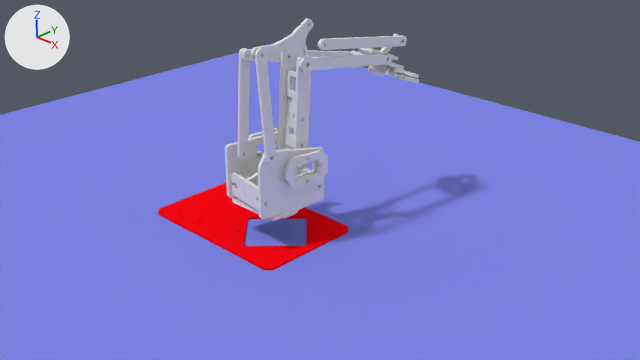
An edit to the Blender file blender3d/MeArm0.4NHS6.blend, drawn before and after from the same camera.
Before and after are seen from the file's camera 'Camera'. Lighting does not change. The marker at upper left points along +X, +Y and +Z.

The older version as bpy lines, for what is in view:
```python
ob_base_top = bpy.data.objects.new('Base.top', me_dxfmesh_006)
ob_base_top.parent = ob_base
ob_base_top.location = (27.9, 1.183, 30.0)
ob_base_top.rotation_euler = (0.0, 0.0, -0.785)  # degrees (0, 0, -45)
ob_base_top.scale = (0.2, 0.2, 0.2)
ob_body_back = bpy.data.objects.new('Body.Back', me_dxfmesh_008)
ob_body_back.parent = ob_body_bottom
ob_body_back.location = (3.0, 0.0, 44.0)
ob_body_back.rotation_euler = (1.571, 0.0, -1.571)  # degrees (90, 0, -90)
ob_body_back.scale = (0.2, 0.2, 0.2)
ob_body_right = bpy.data.objects.new('Body.Right', me_dxfmesh_093)
ob_body_right.parent = ob_body_bottom
ob_body_right.location = (28.0, -23.81, 55.09)
ob_body_right.rotation_euler = (1.571, 0.0, 3.142)  # degrees (90, 0, 180)
ob_body_right.scale = (0.2, 0.2, 0.2)
ob_dxfmesh_002 = bpy.data.objects.new('DXFmesh.002', me_dxfmesh_012)
ob_dxfmesh_002.parent = ob_dxfmesh_003
ob_dxfmesh_002.location = (82.54, 2.796, 64.43)
ob_dxfmesh_002.rotation_euler = (1.571, 0.0, 0.0)  # degrees (90, 0, 0)
ob_dxfmesh_002.scale = (0.2, 0.2, 0.2)
ob_dxfmesh_003 = bpy.data.objects.new('DXFmesh.003', me_dxfmesh_024)
ob_dxfmesh_003.parent = ob_dxfmesh_006
ob_dxfmesh_003.location = (82.86, -8.657, 64.27)
ob_dxfmesh_003.rotation_euler = (3.142, 0.0, 0.0)  # degrees (180, 0, 0)
ob_dxfmesh_003.scale = (0.2, 0.2, 0.2)
ob_dxfmesh_006 = bpy.data.objects.new('DXFmesh.006', me_dxfmesh_032)
ob_dxfmesh_006.location = (48.0, 11.3, 64.4)
ob_dxfmesh_006.rotation_euler = (1.571, -1.514, 1.414)  # degrees (90, -87, 81)
ob_dxfmesh_006.scale = (0.2, 0.2, 0.2)
ob_dxfmesh_013 = bpy.data.objects.new('DXFmesh.013', me_dxfmesh_071)
ob_dxfmesh_013.location = (46.4, -30.0, 161.3)
ob_dxfmesh_013.rotation_euler = (1.571, 1.275, 1.411)  # degrees (90, 73, 81)
ob_dxfmesh_013.scale = (0.2, 0.2, 0.2)
ob_part_arm_001 = bpy.data.objects.new('part_arm.001', me_dxfmesh_009)
ob_part_arm_001.location = (52.3, -24.9, 81.5)
ob_part_arm_001.rotation_euler = (1.543, 1.496, 1.383)  # degrees (88, 86, 79)
ob_part_arm_001.scale = (0.2, 0.2, 0.2)
ob_servoholder_003 = bpy.data.objects.new('ServoHolder.003', me_dxfmesh_021)
ob_servoholder_003.parent = ob_body_right
ob_servoholder_003.location = (38.5, -30.0, 65.0)
ob_servoholder_003.rotation_euler = (-1.571, -3.142, 3.142)  # degrees (-90, -180, 180)
ob_servoholder_003.scale = (0.2, 0.2, 0.2)
# also in view: 'part_arm' at (59.0, 70.0, 152.0); 'Plane' at (0.0, 0.0, 0.0); 'Base' at (-2.0, 0.0, 0.0); 'DXFmesh.012' at (56.0, 54.0, 140.0); 'DXFmesh.011' at (26.0, 42.0, 140.0)
```
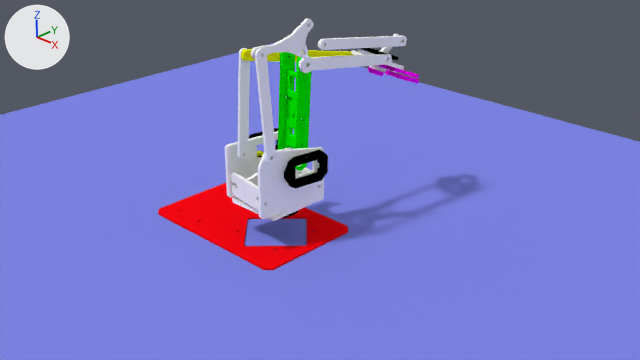
Commit message: apply colors

What differs and where, as boxes [x1, y1, x2, y2] in the pictures (640 x 360 px):
'Body.Right', recoloured: [257, 147, 324, 219] in both
'part_arm.001', recoloured: [255, 48, 276, 164] in both
'DXFmesh.006', recoloured (white to green): [293, 55, 311, 171] in both
'Body.Left', recoloured: [225, 131, 278, 198] in both
'DXFmesh.012', recoloured: [298, 54, 392, 73] in both
'part_arm.003', recoloured: [237, 48, 250, 159] in both
'part_arm', recoloured: [318, 36, 407, 50] in both
'ServoHolder.003', recoloured: [284, 150, 328, 188] in both
'DXFmesh.013', recoloured: [251, 19, 314, 59] in both
'DXFmesh.002', recoloured (white to green): [278, 52, 295, 150] in both
'Body.Back', recoloured: [231, 172, 268, 215] in both
'DXFmesh.003', recoloured (white to green): [285, 70, 306, 147] in both
'DXFmesh.011', recoloured (white to yellow): [241, 49, 361, 62] in both
'Base.top', recoloured: [232, 196, 313, 221] in both
'DXFmesh.017', recoloured (white to pink): [376, 65, 419, 78] in both
'DXFmesh.016', recoloured: [385, 70, 419, 84] in both
'DXFmesh.008', recoloured: [359, 48, 399, 61] in both
'ServoHolder.005', recoloured: [249, 128, 278, 158] in both
'DXFmesh.019', recoloured: [368, 67, 384, 76] in both
'Base.ServoHolder', recoloured: [282, 211, 298, 218] in both

What changed in the scene script:
```text
Change me_dxfmesh_006:
    where me_dxfmesh_006.from_pydata(...)  # 208 vertices, 114 faces; spans x -166.0..177.0, y -172.0..169.0, z -8.0..7.0
    add me_dxfmesh_006.materials.append(mat_white)  # white #ffffff
Change me_dxfmesh_007:
    where me_dxfmesh_007.from_pydata(...)  # 178 vertices, 97 faces; spans x -101.0..97.0, y -63.0..62.0, z -7.0..8.0
    add me_dxfmesh_007.materials.append(mat_black)  # black #000000
Change me_dxfmesh_093:
    where me_dxfmesh_093.from_pydata(...)  # 236 vertices, 130 faces; spans x -152.0..148.0, y -118.0..153.0, z -8.0..7.0
    add me_dxfmesh_093.materials.append(mat_white)  # white #ffffff
Change me_dxfmesh_021:
    where me_dxfmesh_021.from_pydata(...)  # 178 vertices, 97 faces; spans x -101.0..97.0, y -63.0..62.0, z -7.0..8.0
    add me_dxfmesh_021.materials.append(mat_black)  # black #000000
Change me_dxfmesh_032:
    where me_dxfmesh_032.from_pydata(...)  # 162 vertices, 89 faces; spans x -31.0..430.0, y -30.0..30.0, z -15.0..0.0
    add me_dxfmesh_032.materials.append(mat_green)  # green #00ff00
Change me_dxfmesh_024:
    where me_dxfmesh_024.from_pydata(...)  # 186 vertices, 99 faces; spans x -150.0..150.0, y -64.0..56.0, z -7.0..8.0
    add me_dxfmesh_024.materials.append(mat_green)  # green #00ff00
Change me_dxfmesh_012:
    where me_dxfmesh_012.from_pydata(...)  # 122 vertices, 73 faces; spans x -229.0..232.0, y -30.0..30.0, z -8.0..7.0
    add me_dxfmesh_012.materials.append(mat_green)  # green #00ff00
Change me_dxfmesh_071:
    where me_dxfmesh_071.from_pydata(...)  # 132 vertices, 74 faces; spans x -22.0..108.0, y -21.0..254.0, z -7.0..8.0
    add me_dxfmesh_071.materials.append(mat_white)  # white #ffffff
Change me_dxfmesh_009:
    where me_dxfmesh_009.from_pydata(...)  # 162 vertices, 87 faces; spans x -421.0..20.0, y -20.0..20.0, z -7.0..8.0
    add me_dxfmesh_009.materials.append(mat_white)  # white #ffffff
Change me_dxfmesh_011:
    where me_dxfmesh_011.from_pydata(...)  # 220 vertices, 124 faces; spans x -170.0..130.0, y -106.0..119.0, z -8.0..7.0
    add me_dxfmesh_011.materials.append(mat_white)  # white #ffffff
Change me_dxfmesh_013:
    where me_dxfmesh_013.from_pydata(...)  # 178 vertices, 97 faces; spans x -101.0..97.0, y -63.0..62.0, z -7.0..8.0
    add me_dxfmesh_013.materials.append(mat_black)  # black #000000
Change me_dxfmesh_064:
    where me_dxfmesh_064.from_pydata(...)  # 140 vertices, 78 faces; spans x -195.0..420.0, y -31.0..31.0, z -7.0..8.0
    add me_dxfmesh_064.materials.append(mat_yello)  # yellow #ffff00
Change me_dxfmesh_005:
    where me_dxfmesh_005.from_pydata(...)  # 162 vertices, 87 faces; spans x -21.0..420.0, y -20.0..20.0, z -7.0..8.0
    add me_dxfmesh_005.materials.append(mat_white)  # white #ffffff
Change me_dxfmesh_087:
    where me_dxfmesh_087.from_pydata(...)  # 128 vertices, 72 faces; spans x -30.0..125.0, y -30.0..30.0, z -8.0..8.0
    add me_dxfmesh_087.materials.append(mat_purple)  # pink #ff00ff
Change me_dxfmesh_084:
    where me_dxfmesh_084.from_pydata(...)  # 450 vertices, 231 faces; spans x -51.0..51.0, y -51.0..172.0, z -8.0..7.0
    add me_dxfmesh_084.materials.append(mat_purple)  # pink #ff00ff
Change me_dxfmesh_045:
    where me_dxfmesh_045.from_pydata(...)  # 182 vertices, 99 faces; spans x -75.0..90.0, y -60.0..60.0, z -9.0..6.0
    add me_dxfmesh_045.materials.append(mat_black)  # black #000000
Change me_dxfmesh_082:
    where me_dxfmesh_082.from_pydata(...)  # 508 vertices, 258 faces; spans x -53.0..171.0, y -53.0..53.0, z -8.0..8.0
    add me_dxfmesh_082.materials.append(mat_purple)  # pink #ff00ff
Change me_dxfmesh_068:
    where me_dxfmesh_068.from_pydata(...)  # 94 vertices, 53 faces; spans x -32.0..420.0, y -33.0..33.0, z -7.0..8.0
    add me_dxfmesh_068.materials.append(mat_white)  # white #ffffff
Change me_dxfmesh_017:
    where me_dxfmesh_017.from_pydata(...)  # 162 vertices, 87 faces; spans x -21.0..420.0, y -20.0..20.0, z -8.0..7.0
    add me_dxfmesh_017.materials.append(mat_white)  # white #ffffff
Change me_dxfmesh_008:
    where me_dxfmesh_008.from_pydata(...)  # 80 vertices, 44 faces; spans x -124.0..126.0, y -48.0..47.0, z -7.0..8.0
    add me_dxfmesh_008.materials.append(mat_white)  # white #ffffff
```
